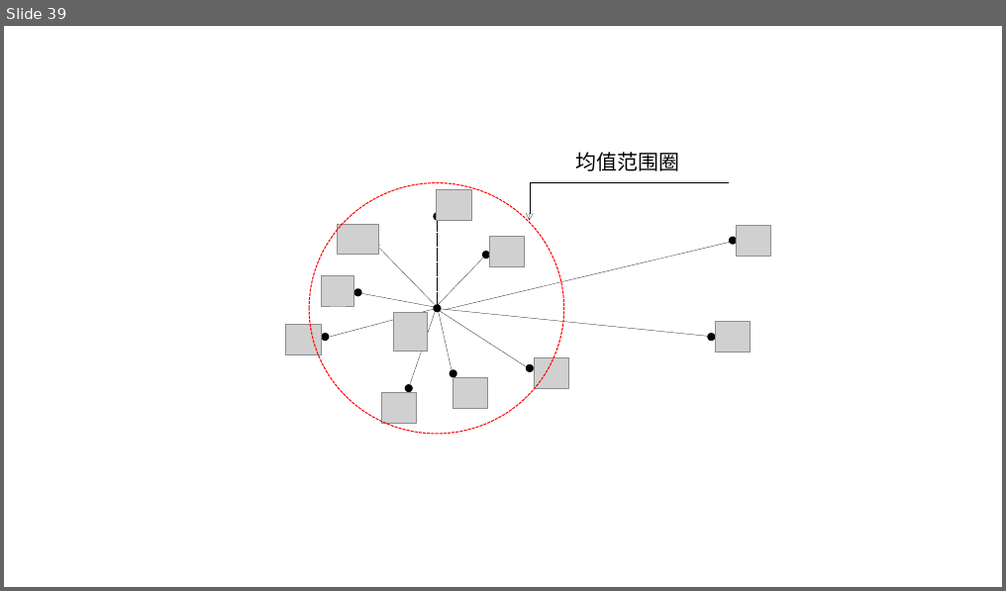
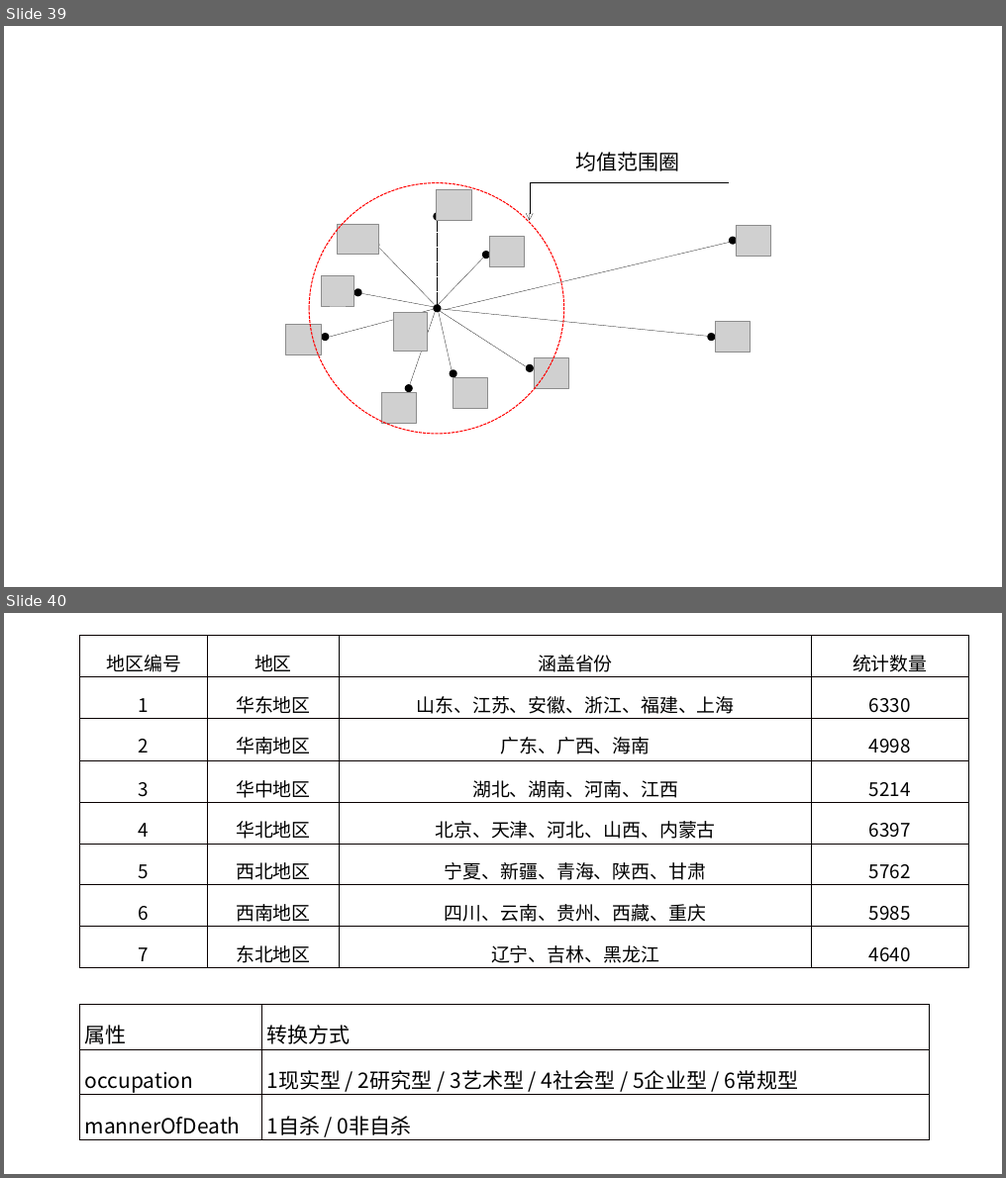
Before and after one commit to shinne/graduation, a slide deck: 毕设论文相关/我的相关/ppt/allPPT.pptx. Shown one above the other, each under a label of ours: slide 39 before the commit, slides 39 and 40 after it. The pictures are 1006x591 and 1006x1178 pixels, drawn with LibreOffice and Linux fonts; fonts in the diff are those of the drawing; grey boxes stand for pictures. Boxes give left, top, right and bottom in pixels: in the first picture for what was removed or moved away, otherwise in the second. Text is boxed around its words. In the diff, an @@ line names an element or a change of style, - is before the commit and + after.

```diff
--- a/毕设论文相关/我的相关/ppt/allPPT.pptx
+++ b/毕设论文相关/我的相关/ppt/allPPT.pptx
@@ slide 40 added at box(4, 613, 1002, 1174), background #FFFFFF @@
@@ table added at box(80, 636, 969, 967), 8 rows, 4 columns @@
+地区编号 | 地区 | 涵盖省份 | 统计数量
+1 | 华东地区 | 山东、江苏、安徽、浙江、福建、上海 | 6330
+2 | 华南地区 | 广东、广西、海南 | 4998
+3 | 华中地区 | 湖北、湖南、河南、江西 | 5214
+4 | 华北地区 | 北京、天津、河北、山西、内蒙古 | 6397
+5 | 西北地区 | 宁夏、新疆、青海、陕西、甘肃 | 5762
+6 | 西南地区 | 四川、云南、贵州、西藏、重庆 | 5985
+7 | 东北地区 | 辽宁、吉林、黑龙江 | 4640
@@ table added at box(80, 1004, 930, 1140), 3 rows, 2 columns @@
+属性 | 转换方式
+occupation | 1现实型 / 2研究型 / 3艺术型 / 4社会型 / 5企业型 / 6常规型
+mannerOfDeath | 1自杀 / 0非自杀
```
Also in this commit, not shown: 2 other slides added, 8 other files.
